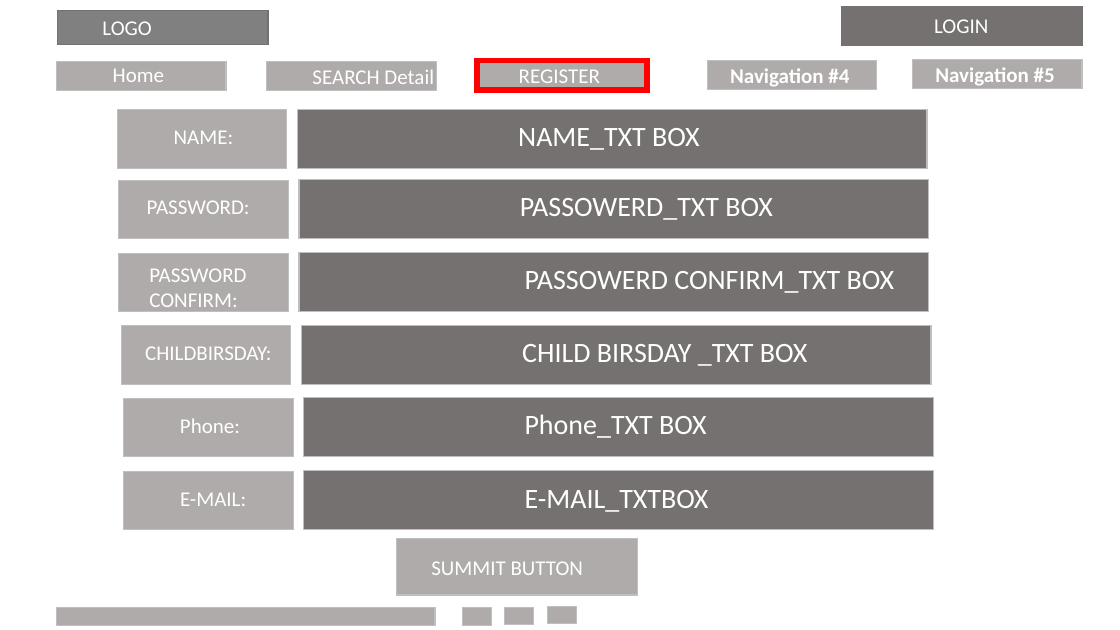
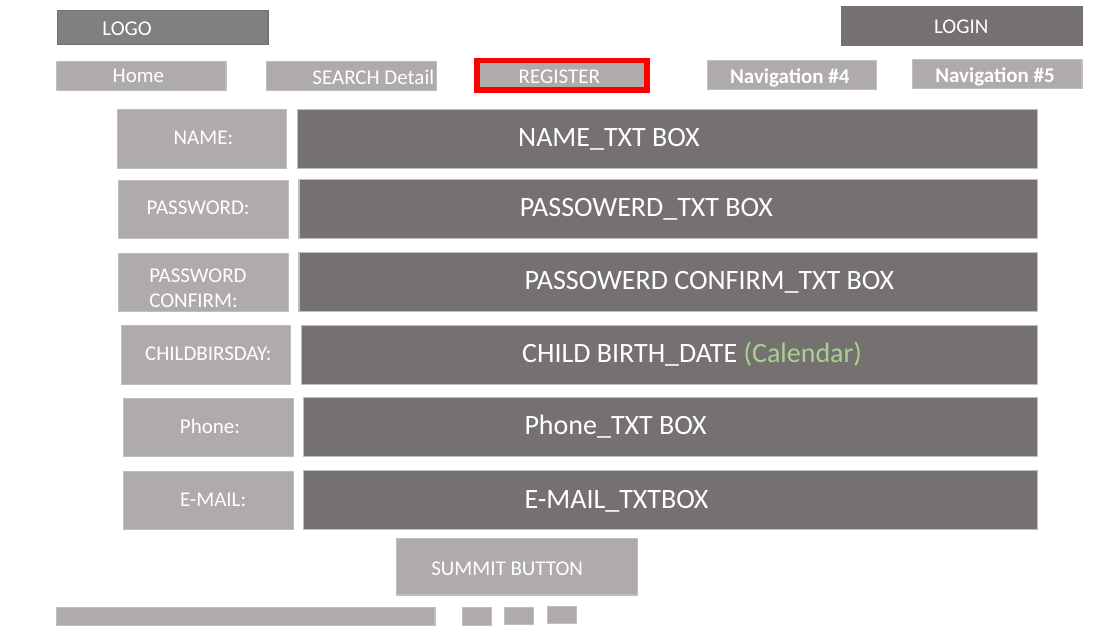
Before and after one commit to LidiaShin/COMP229_ASP.NET-STUDY, a slide deck: slide 3 of TeamProject_misc/180609_Prototype.pptx. Drawn at 1120x630 pixels with LibreOffice and Linux fonts; fonts in the diff are those of the drawing. Boxes give left, top, right and bottom in pixels: in the first picture for what was removed or moved away, otherwise in the second. Text is boxed around its words. In the diff, an @@ line names an element or a change of style, - is before the commit and + after.

```diff
--- a/TeamProject_misc/180609_Prototype.pptx
+++ b/TeamProject_misc/180609_Prototype.pptx
@@ rectangle resized from (x1=297, y1=109, x2=928, y2=168) to (x1=297, y1=109, x2=1038, y2=168) @@
@@ rectangle resized from (x1=299, y1=180, x2=929, y2=239) to (x1=299, y1=180, x2=1038, y2=239) @@
@@ rectangle resized from (x1=299, y1=253, x2=929, y2=312) to (x1=299, y1=253, x2=1038, y2=312) @@
@@ rectangle resized from (x1=302, y1=325, x2=932, y2=384) to (x1=302, y1=325, x2=1038, y2=384) @@
@@ text at (x1=522, y1=342, x2=862, y2=366): text changed @@
-CHILD BIRSDAY _TXT BOX
+CHILD BIRTH_DATE (Calendar)
@@ rectangle resized from (x1=303, y1=397, x2=933, y2=456) to (x1=303, y1=397, x2=1037, y2=456) @@
@@ rectangle resized from (x1=303, y1=471, x2=933, y2=529) to (x1=303, y1=471, x2=1037, y2=529) @@
```
Also in this commit, not shown: 3 slides added, 5 other files.
